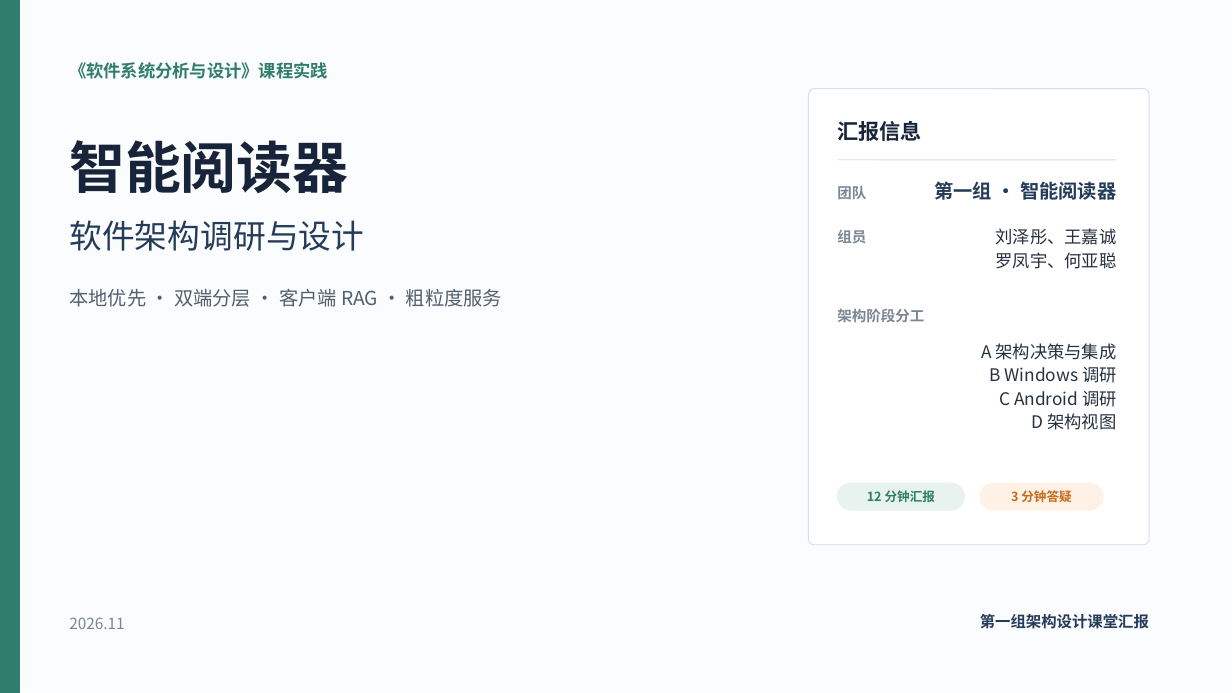
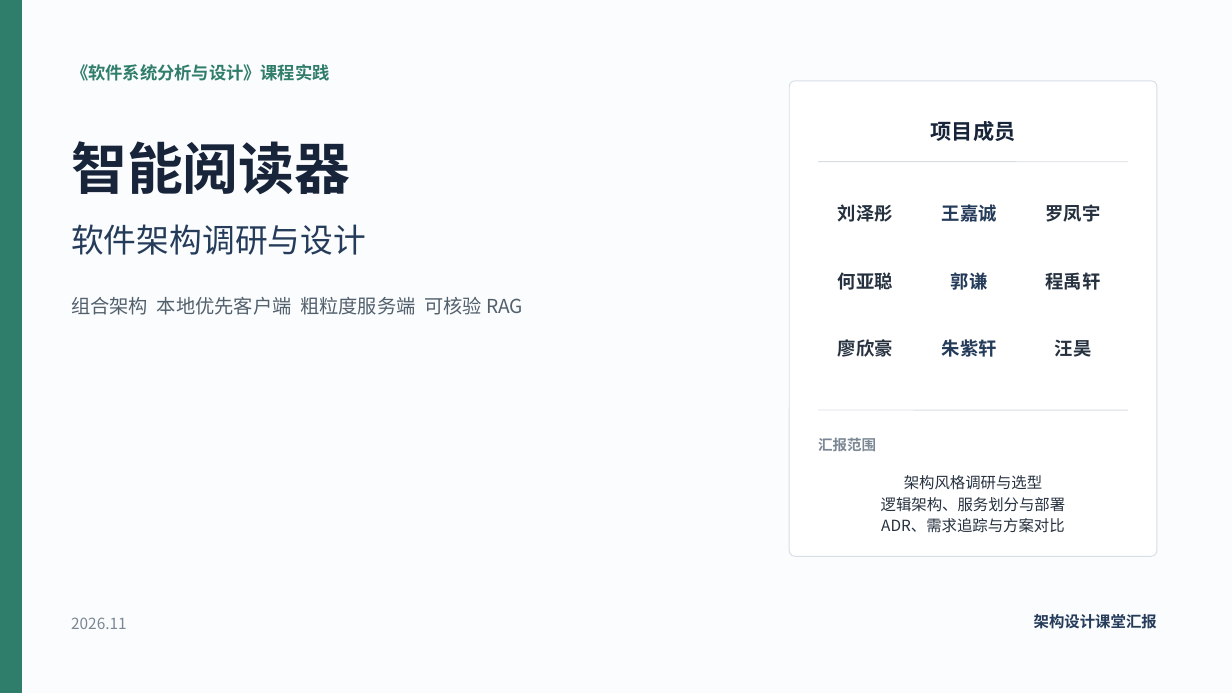
Before and after one commit to Aut-172/Intelligent-Reader, a slide deck: slide 1 of docs/架构设计/阶段成果-V0.4-双端需求补充/06-汇报PPT-1组-智能阅读器.pptx. Drawn at 1232x693 pixels with LibreOffice and Linux fonts; fonts in the diff are those of the drawing. Boxes give left, top, right and bottom in pixels: in the first picture for what was removed or moved away, otherwise in the second. Text is boxed around its words. In the diff, an @@ line names an element or a change of style, - is before the commit and + after.

Commit message:
docs: 完成架构设计课堂汇报 V1.3

```diff
--- a/docs/架构设计/阶段成果-V0.4-双端需求补充/06-汇报PPT-1组-智能阅读器.pptx
+++ b/docs/架构设计/阶段成果-V0.4-双端需求补充/06-汇报PPT-1组-智能阅读器.pptx
@@ rounded rectangle: place and size @@
-rounded rectangle at [809, 89, 1150, 545]
+rounded rectangle at [789, 81, 1157, 557]
@@ rounded rectangle at [789, 81, 1157, 557]: proportions changed @@
@@ text at [931, 121, 1015, 141]: text changed @@
-汇报信息
+项目成员
@@ line moved from (837, 160) - (1116, 160) to (818, 162) - (1128, 162) @@
@@ text at [838, 204, 893, 222]: text changed; size 11.2 to 14.2 pt; text colour #7B8794 to #26313F @@
-团队
+刘泽彤
@@ text at [942, 204, 997, 222]: text changed; size 15 to 14.2 pt @@
-第一组 · 智能阅读器
+王嘉诚
@@ text added at [1046, 204, 1101, 222], 14.2 pt, text #26313F, bold @@
+罗凤宇
@@ text removed at [837, 230, 866, 243] @@
-组员
@@ vertical alignment top to middle in 5 elements at [838, 272, 893, 290], [931, 121, 1015, 141], [838, 204, 893, 222], [942, 204, 997, 222], [951, 272, 988, 290] @@
@@ text at [71, 297, 523, 315]: text changed @@
-本地优先 · 双端分层 · 客户端 RAG · 粗粒度服务
+组合架构 本地优先客户端 粗粒度服务端 可核验 RAG
@@ text at [838, 272, 893, 290]: text changed; size 13.5 to 14.2 pt; bold on @@
-刘泽彤、王嘉诚
-罗凤宇、何亚聪
+何亚聪
@@ text at [951, 272, 988, 290]: text changed; size 11.2 to 14.2 pt; text colour #7B8794 to #243B5A @@
-架构阶段分工
+郭谦
@@ text added at [1046, 272, 1101, 290], 14.2 pt, text #26313F, bold @@
+程禹轩
@@ text added at [838, 339, 893, 357], 14.2 pt, text #26313F, bold @@
+廖欣豪
@@ text added at [942, 339, 997, 357], 14.2 pt, text #243B5A, bold @@
+朱紫轩
@@ text removed at [981, 343, 1117, 430] @@
-A 架构决策与集成
-B Windows 调研
-C Android 调研
-D 架构视图
@@ text added at [1055, 340, 1092, 357], 14.2 pt, text #26313F, bold @@
+汪昊
@@ line added from (818, 410) to (1128, 410), #D8DEE6 0.75 pt @@
@@ text added at [818, 438, 876, 451], 11.2 pt, text #7B8794, bold @@
+汇报范围
@@ text added at [881, 475, 1066, 533], 12 pt, text #26313F @@
+架构风格调研与选型
+逻辑架构、服务划分与部署
+ADR、需求追踪与方案对比
@@ rounded rectangle removed at [837, 483, 965, 510] @@
-12 分钟汇报
@@ rounded rectangle removed at [980, 483, 1103, 510] @@
-3 分钟答疑
@@ line spacing 1.05 to 1.06 in 4 elements at [71, 141, 350, 194], [71, 224, 366, 255], [71, 64, 330, 81], [71, 617, 126, 629] @@
@@ text at [1034, 614, 1157, 629]: text changed @@
-第一组架构设计课堂汇报
+架构设计课堂汇报
```
Also in this commit, not shown: 7 other slides changed, 4 slides added, 4 slides removed, 9 other files.
